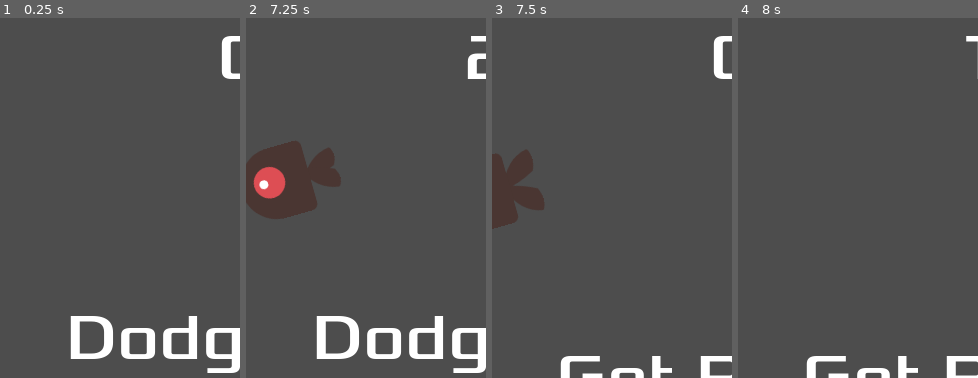
Above: before the commit, frames 1-4 (left to right).
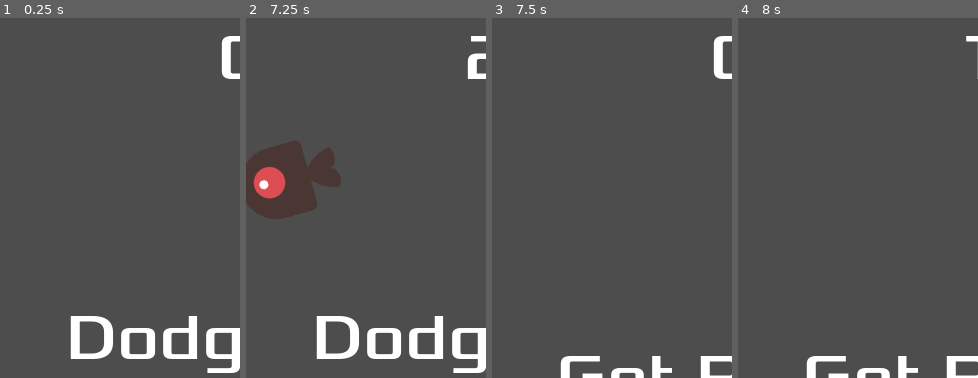
Above: after the commit, the same moments.

Repository: smschijf/first-2d-game-godot
Game: Godot game, scene res://main.tscn
Two runs of this game, one before a commit and one after it. Both use one fixed random seed, a clock stepped at 60 frames per second and the inputs below.
Inputs:
- Up to frame 1 (0.25 s): no input
- Up to frame 2 (7.25 s): click "Start" at 0.5 s; tap Enter at 1.25 s; hold Right (move_right) 1.28-2.03 s; hold Down (move_down) 2.03-2.78 s; hold Right (move_right) 2.78-3.53 s; hold Up (move_up) 3.53-4.28 s; hold Left (move_left) 4.28-5.78 s; tap Space at 5 s; hold Down (move_down) 5.78-6.53 s; hold Right (move_right) from 6.53 s (still down)
- Up to frame 3 (7.5 s): release Right (move_right) at 7.25 s; click "Start" at 7.25 s
- Up to frame 4 (8 s): no input
The pictures show only the part of the screen within x 0-50%, y 0-50%; the shares and areas given below are measured in that part.

Frames 1-2 are identical in both runs. In frame 3, 2.9% of the frame differs, in the area x 0-22%, y 36-59%; in frame 4, nothing differs.

Commit message:
spawning new enemies when starting new game

Diff:
--- a/Main.gd
+++ b/Main.gd
@@ -16,6 +16,7 @@
 	$StartTimer.start()
 	$HUD.update_score(score)
 	$HUD.show_message("Get Ready")
+	get_tree().call_group("mobs", "queue_free")
 
 
 func _on_mob_timer_timeout():
--- a/mob.tscn
+++ b/mob.tscn
@@ -48,7 +48,7 @@
 radius = 36.0
 height = 94.0
 
-[node name="RigidBody2D" type="RigidBody2D"]
+[node name="RigidBody2D" type="RigidBody2D" groups=["mobs"]]
 collision_mask = 0
 gravity_scale = 2.66454e-15
 script = ExtResource("1_5kjkf")
